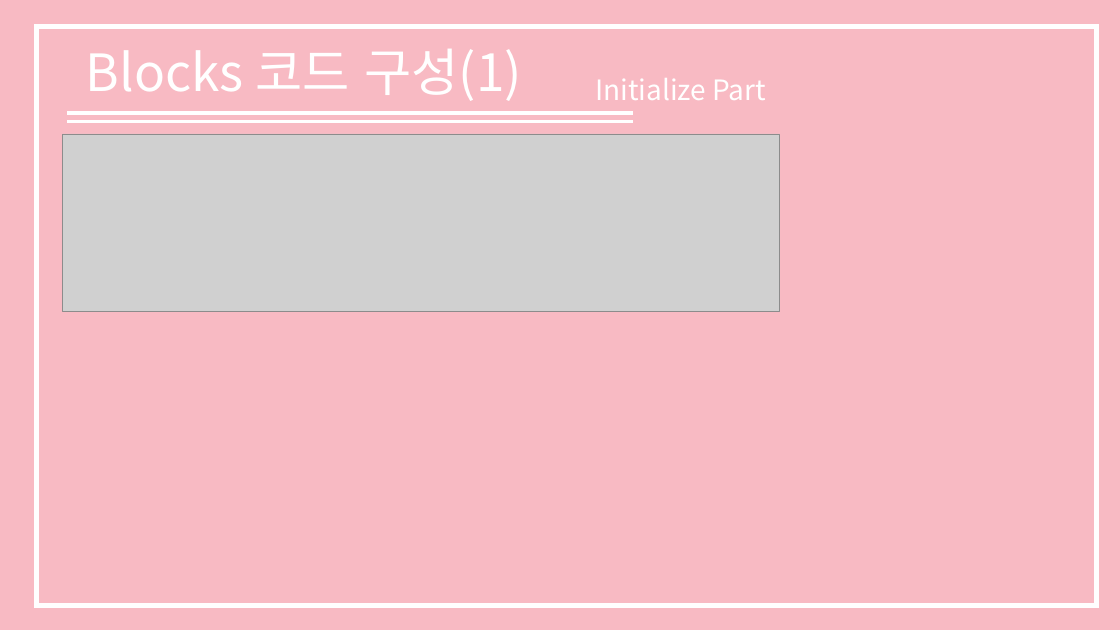
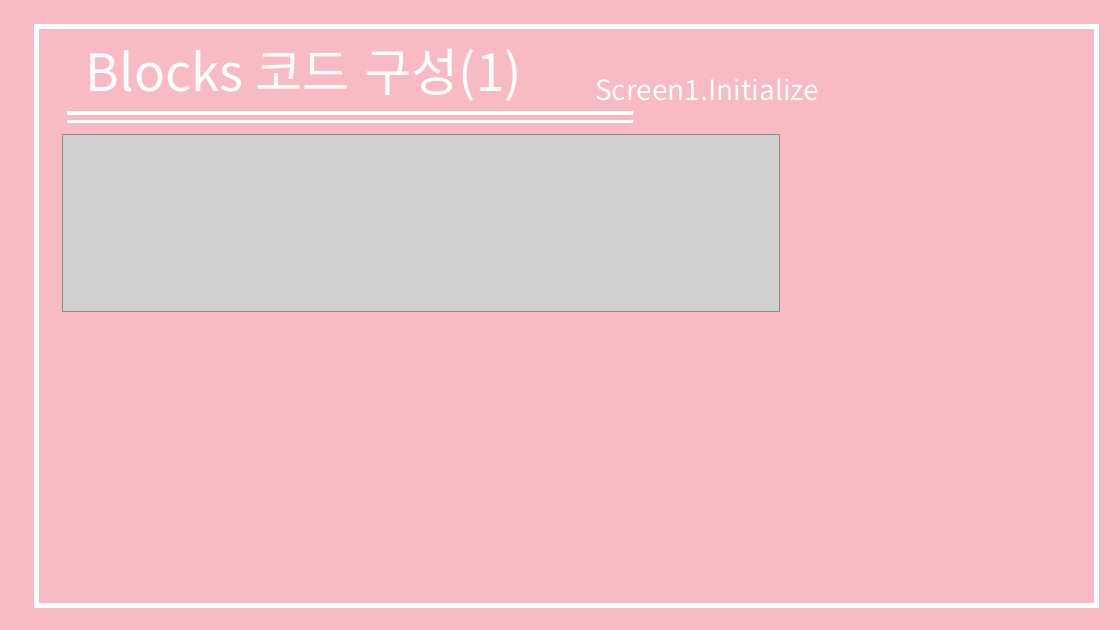
Before and after one commit to shinkeonkim/Class, a slide deck: slide 5 of SP1/소프트웨어 프로젝트 보고서.pptx. Drawn at 1120x630 pixels with LibreOffice and Linux fonts; fonts in the diff are those of the drawing; grey boxes stand for pictures. Boxes give left, top, right and bottom in pixels: in the first picture for what was removed or moved away, otherwise in the second. Text is boxed around its words. In the diff, an @@ line names an element or a change of style, - is before the commit and + after.

```diff
--- a/SP1/소프트웨어 프로젝트 보고서.pptx
+++ b/SP1/소프트웨어 프로젝트 보고서.pptx
@@ text at (595,78,819,100): text changed @@
-Initialize Part
+Screen1.Initialize
```
Also in this commit, not shown: 9 other slides changed, 10 slides added, 2 slides removed.
